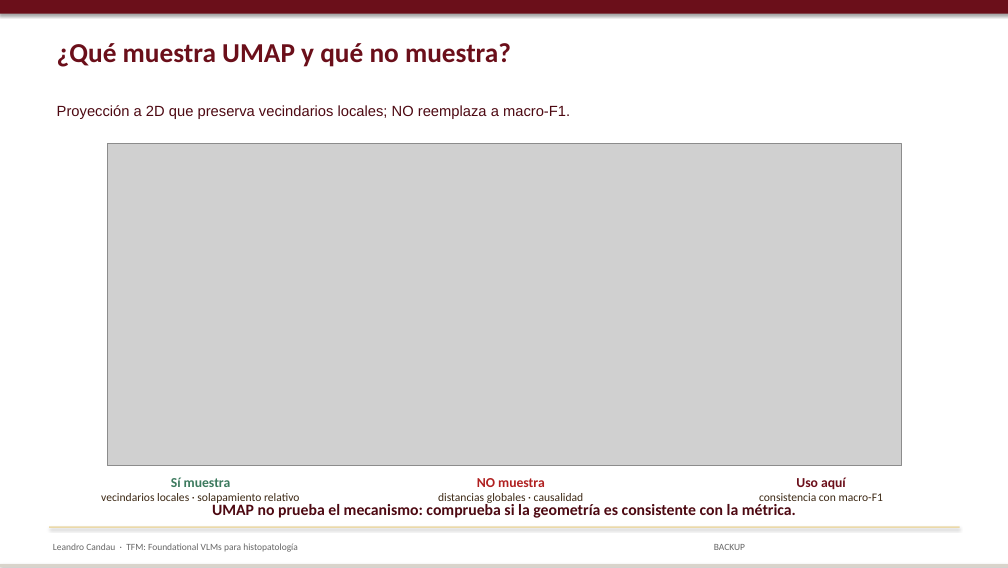
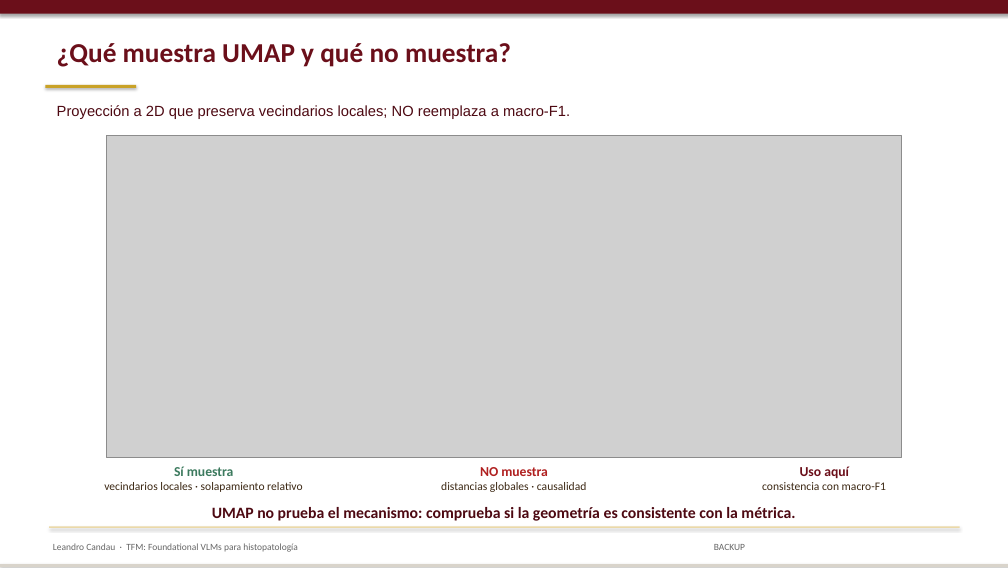
Before and after one commit to lcandau/histopathology-clip-lab, a slide deck: slide 31 of report/TFM_defense.pptx. Drawn at 1008x568 pixels with LibreOffice and Linux fonts; fonts in the diff are those of the drawing; grey boxes stand for pictures. Boxes give left, top, right and bottom in pixels: in the first picture for what was removed or moved away, otherwise in the second. Text is boxed around its words. In the diff, an @@ line names an element or a change of style, - is before the commit and + after.

```diff
--- a/report/TFM_defense.pptx
+++ b/report/TFM_defense.pptx
@@ rectangle added at (x1=45, y1=85, x2=136, y2=88), fill #C9A227 @@
@@ picture moved from (x1=107, y1=144, x2=902, y2=465) to (x1=107, y1=135, x2=901, y2=457) @@
@@ text "Sí muestra" moved from (x1=101, y1=477, x2=299, y2=503) to (x1=104, y1=466, x2=302, y2=492) @@
@@ text "NO muestra" moved from (x1=438, y1=478, x2=584, y2=503) to (x1=441, y1=467, x2=587, y2=492) @@
@@ text "Uso aquí" moved from (x1=759, y1=477, x2=883, y2=501) to (x1=762, y1=466, x2=886, y2=490) @@
@@ text "UMAP no prueba el mecanismo: ..." moved from (x1=212, y1=502, x2=796, y2=518) to (x1=212, y1=507, x2=795, y2=521) @@
```
Also in this commit, not shown: 28 other slides changed.
